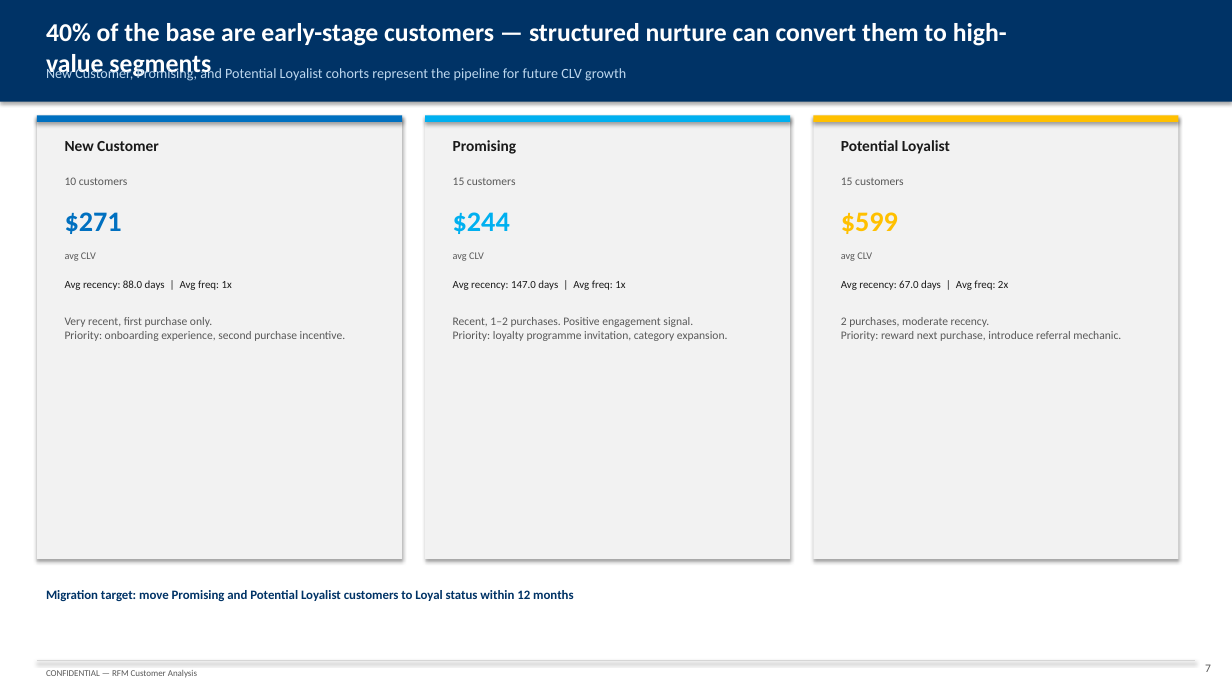
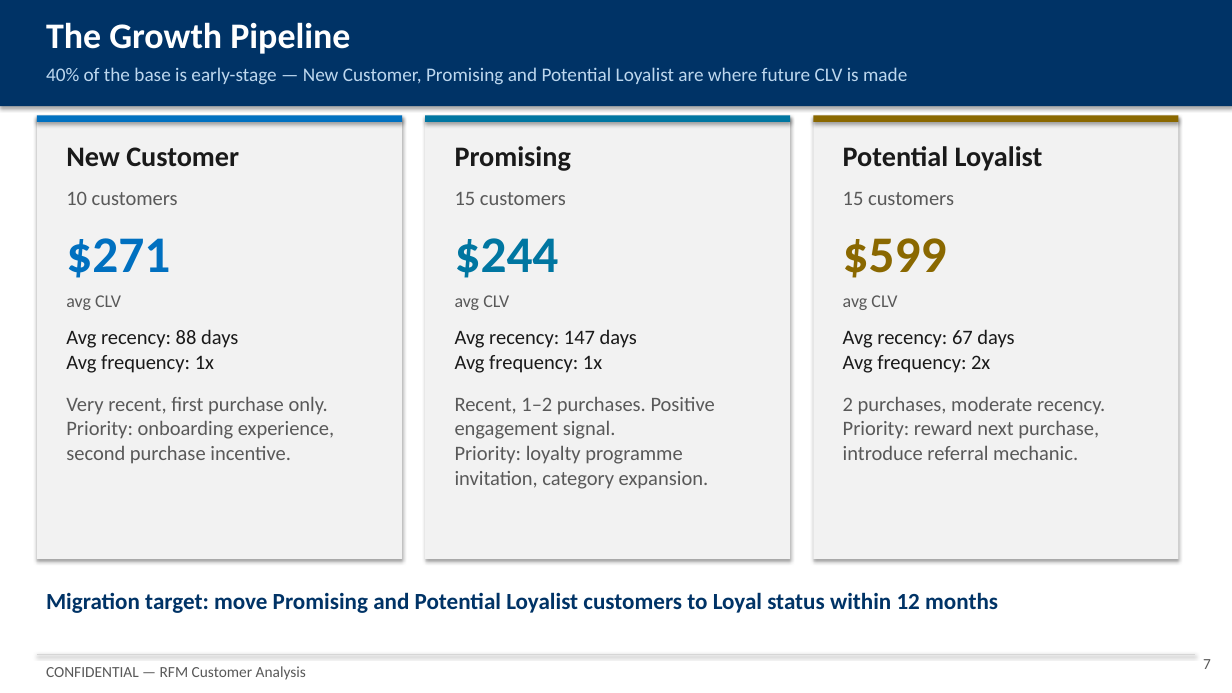
Before and after one commit to FelipeRego/rfm-customer-analysis, a slide deck: slide 7 of RFM_Customer_Analysis.pptx. Drawn at 1232x693 pixels with LibreOffice and Linux fonts; fonts in the diff are those of the drawing. Boxes give left, top, right and bottom in pixels: in the first picture for what was removed or moved away, otherwise in the second. Text is boxed around its words. In the diff, an @@ line names an element or a change of style, - is before the commit and + after.

```diff
--- a/RFM_Customer_Analysis.pptx
+++ b/RFM_Customer_Analysis.pptx
@@ rectangle: place and size @@
-rectangle at [0,0,1232,102]
+rectangle at [0,0,1232,106]
@@ text at [46,22,350,54]: text changed; size 20 to 28 pt @@
-40% of the base are early-stage customers — structured nurture can convert them to high-value segments
+The Growth Pipeline
@@ text at [46,67,907,85]: text changed; size 11 to 15 pt @@
-New Customer, Promising, and Potential Loyalist cohorts represent the pipeline for future CLV growth
+40% of the base is early-stage — New Customer, Promising and Potential Loyalist are where future CLV is made
@@ rectangle at [425,116,790,122]: fill #00B0F0 to #0076A1 @@
@@ rectangle at [813,116,1178,122]: fill #FFC000 to #8A6800 @@
@@ size 12 to 22 pt in 3 elements at [66,147,239,166], [455,146,571,171], [843,146,1043,171] @@
@@ text "10 customers": place and size @@
-text "10 customers" at [65,177,128,185]
+text "10 customers" at [66,191,178,205]
@@ text "15 customers": place and size @@
-text "15 customers" at [453,177,516,185]
+text "15 customers" at [455,192,566,205]
@@ text "15 customers": place and size @@
-text "15 customers" at [841,177,904,185]
+text "15 customers" at [843,192,954,205]
@@ text "$271": place and size @@
-text "$271" at [65,212,122,234]
+text "$271" at [66,238,170,278]
@@ text "$271" at [66,238,170,278]: size 22 to 40 pt @@
@@ text "$244": place and size @@
-text "$244" at [453,212,510,234]
+text "$244" at [455,238,559,278]
@@ text "$244" at [455,238,559,278]: size 22 to 40 pt, text colour #00B0F0 to #0076A1 @@
@@ text "$599": place and size @@
-text "$599" at [841,212,898,234]
+text "$599" at [843,238,947,278]
@@ text "$599" at [843,238,947,278]: size 22 to 40 pt, text colour #FFC000 to #8A6800 @@
@@ size 8 to 14 pt in 3 elements at [455,295,509,310], [843,295,897,310], [66,295,121,310] @@
@@ text "avg CLV": place and size @@
-text "avg CLV" at [65,252,96,261]
+text "avg CLV" at [66,295,121,310]
@@ text "avg CLV": place and size @@
-text "avg CLV" at [453,252,484,261]
+text "avg CLV" at [455,295,509,310]
@@ text "avg CLV": place and size @@
-text "avg CLV" at [841,252,872,261]
+text "avg CLV" at [843,295,897,310]
@@ text at [66,329,238,373]: text changed; size 8.5 to 16 pt @@
-Avg recency: 88.0 days | Avg freq: 1x
+Avg recency: 88 days
+Avg frequency: 1x
@@ text at [455,329,637,373]: text changed; size 8.5 to 16 pt @@
-Avg recency: 147.0 days | Avg freq: 1x
+Avg recency: 147 days
+Avg frequency: 1x
@@ text at [843,329,1014,373]: text changed; size 8.5 to 16 pt @@
-Avg recency: 67.0 days | Avg freq: 2x
+Avg recency: 67 days
+Avg frequency: 2x
@@ size 9 to 16 pt in 6 elements at [455,192,566,205], [843,192,954,205], [66,191,178,205], [455,397,715,489], [843,397,1105,460], [66,397,334,464] @@
@@ text "Very recent, first purchase only. ...": place and size @@
-text "Very recent, first purchase only. ..." at [65,317,346,341]
+text "Very recent, first purchase only. ..." at [66,397,334,464]
@@ text "Recent, 1–2 purchases. Positive engagement ...": place and size @@
-text "Recent, 1–2 purchases. Positive engagement ..." at [453,317,728,341]
+text "Recent, 1–2 purchases. Positive engagement ..." at [455,397,715,489]
@@ text "2 purchases, moderate recency. Priority: ...": place and size @@
-text "2 purchases, moderate recency. Priority: ..." at [841,317,1121,341]
+text "2 purchases, moderate recency. Priority: ..." at [843,397,1105,460]
@@ text "Migration target: move Promising and ..." at [46,592,998,613]: size 10 to 18 pt @@
@@ text "CONFIDENTIAL — RFM Customer Analysis" at [46,666,306,680]: size 7 to 12 pt @@
@@ line moved from (37, 661) - (1195, 661) to (37, 654) - (1195, 654) @@
@@ text "7" at [1203,659,1211,669]: size 9 to 12 pt @@
```
Also in this commit, not shown: 13 other slides changed, 4 other files.
